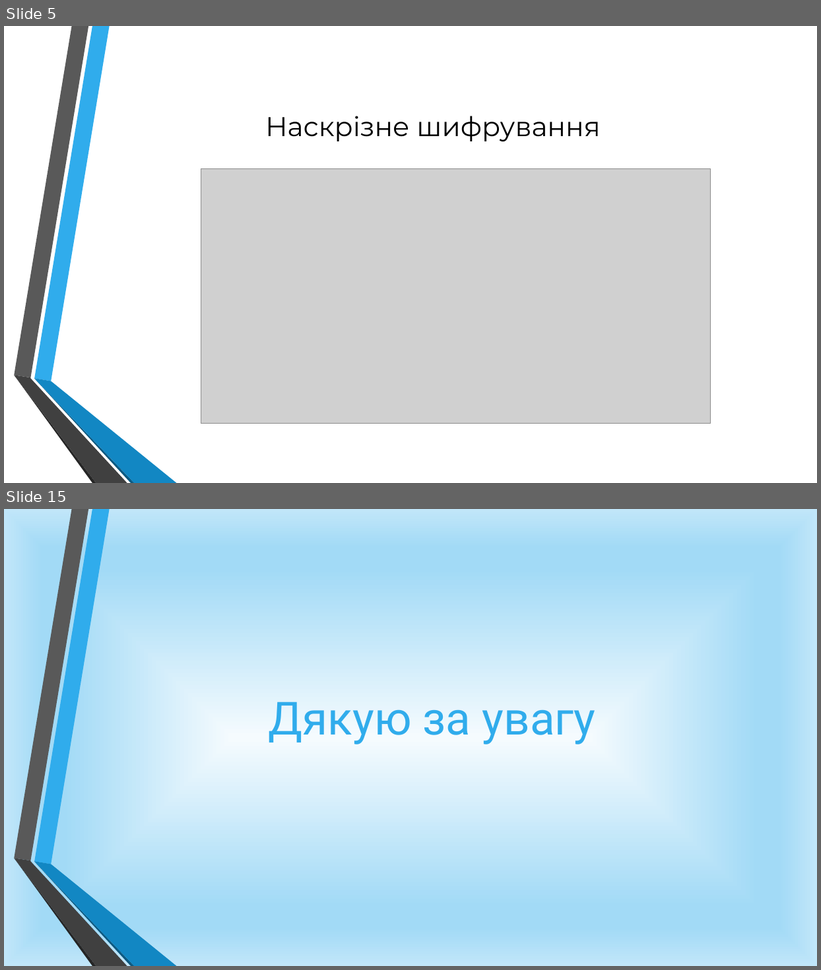
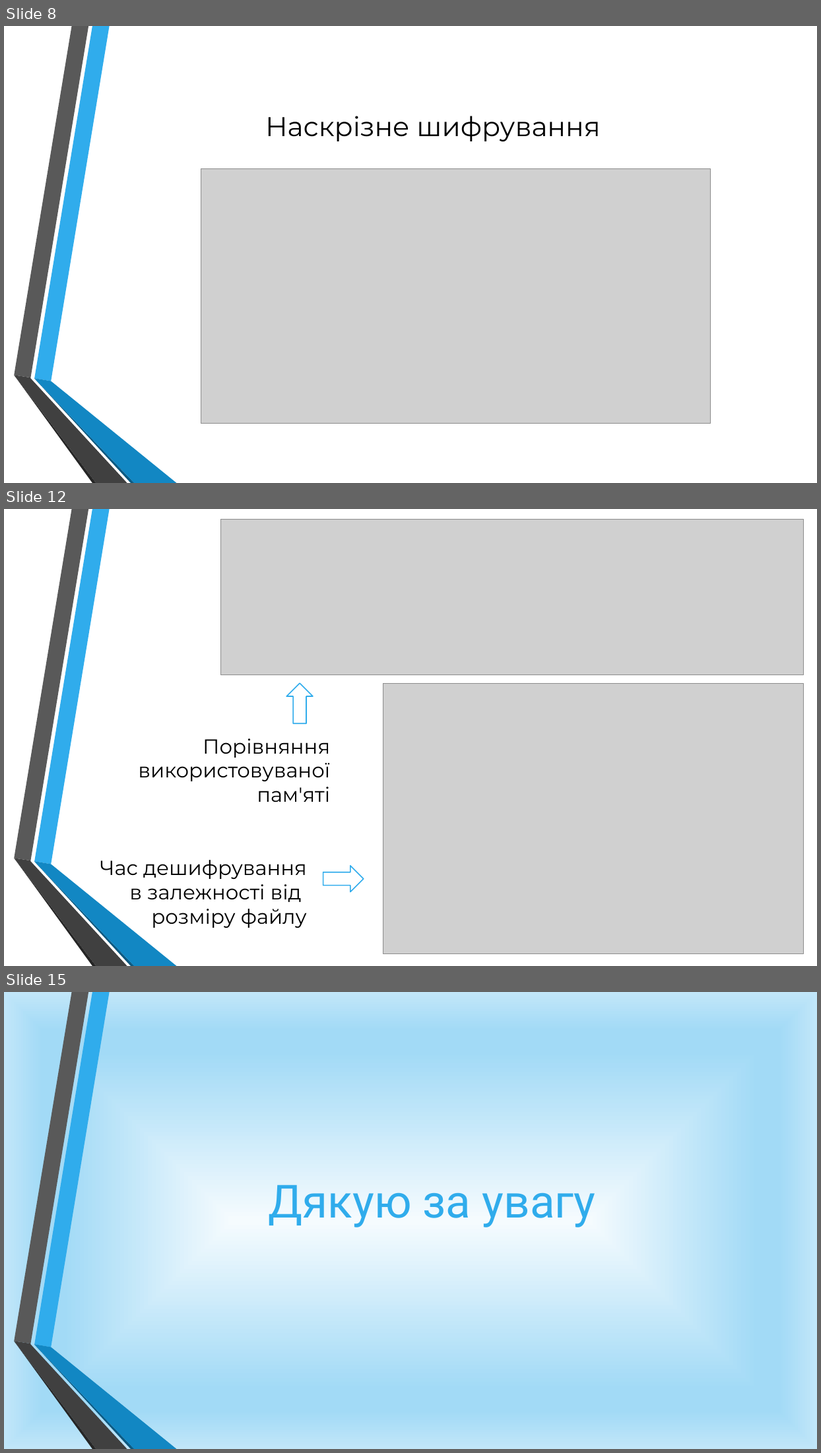
Before and after one commit to martseniukbohdan/diplom, a slide deck: ____Презентации/Марценюк.pptx. Shown one above the other, each under a label of ours: slides 5 and 15 before the commit, slides 8, 12 and 15 after it; the slides between them are not shown. The pictures are 821x970 and 821x1453 pixels, drawn with LibreOffice and Linux fonts; fonts in the diff are those of the drawing; grey boxes stand for pictures; background and template pictures are left out. Boxes give left, top, right and bottom in pixels: in the first picture for what was removed or moved away, otherwise in the second. Text is boxed around its words. In the diff, an @@ line names an element or a change of style, - is before the commit and + after.

```diff
--- a/____Презентации/Марценюк.pptx
+++ b/____Презентации/Марценюк.pptx
@@ slide 12 added at box(4, 509, 817, 966), background picture (left out); not listed: 6 template elements that a slide beside it also shows @@
@@ picture added at box(221, 520, 804, 675) @@
@@ down arrow added at box(286, 683, 313, 723), fill #FFFFFF, outline #30ACEC 1.25 pt @@
@@ picture added at box(384, 683, 804, 955) @@
@@ text added at box(138, 739, 330, 802), 24 pt, text #000000 @@
+Порівняння
+використовуваної
+пам'яті
@@ text added at box(100, 860, 307, 928), 24 pt, text #000000 @@
+Час дешифрування
+в залежності від
+розміру файлу
@@ down arrow added at box(323, 866, 364, 892), fill #FFFFFF, outline #30ACEC 1.25 pt @@
@@ what was slide 5 is now slide 8 @@
```
Also in this commit, not shown: 3 slides changed, 7 other slides added, 8 slides removed, 48 other files.
